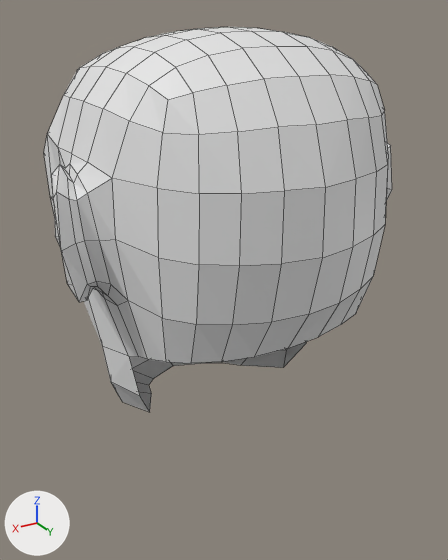
Before and after pictures for a commit that changed the Blender file Projects/BaseMeshPractice.blend.
Rendered twice from a 50 mm camera at (118.0, 213.0, 81.0) aimed at (-4.0, 10.0, -21.0). Every picture has the same lights, and +X, +Y and +Z are marked at lower left. Mesh edges are drawn as thin lines. The same objects are shown in both versions, whatever each file hides.

The older version as bpy lines, for what is in view:
```python
me_cube_002 = bpy.data.meshes.new('Cube.002')
me_cube_002.from_pydata(...)  # 247 vertices, 227 faces; spans x 0.0..69.0, y -63.0..75.0, z -83.0..76.0
ob_cube_002 = bpy.data.objects.new('Cube.002', me_cube_002)
ob_cube_002.location = (0.0, 0.0, 0.0)
_m = ob_cube_002.modifiers.new('Mirror', 'MIRROR')
_m.use_clip = True
```
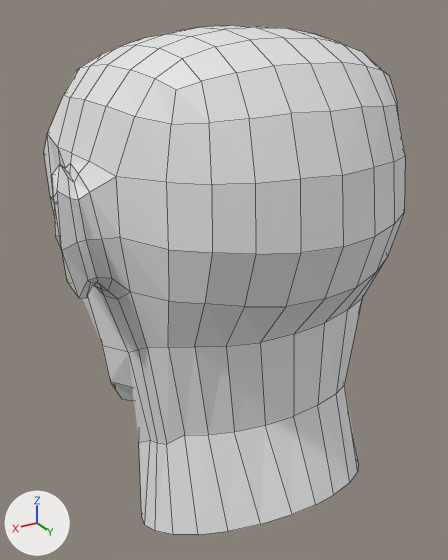
Commit message: for 'again' collection, make the neck

Location of each change, (x1, y1, x2, y2) in pixels of the pictures (448 x 560 px):
'Cube.002', reshaped (32% taller)
    before: (44, 27, 392, 412)
    after: (44, 25, 405, 535)
part 1 of me_cube_002, built on
    before: (52, 27, 392, 412)
    after: (52, 25, 405, 535)

The change, as a list of edits to the scene's bpy script:
```text
Change me_cube_002:
    used by ob_cube_002; location = (0.0, 0.0, 0.0)
    remove me_cube_002.from_pydata(...)  # 247 vertices, 227 faces; spans x 0.0..69.0, y -63.0..75.0, z -83.0..76.0
    add me_cube_002.from_pydata(...)  # 275 vertices, 253 faces; spans x 0.0..69.0, y -63.0..84.0, z -129.0..77.0
    me_cube_002 part 1
    13 vertices in x 0.0..69.0, y 19.0..35.0, z -5.0..76.0 move by (0.0, 1.0, 1.0)
    8 vertices in x 0.0..60.0, y -47.0..34.0, z -82.0..75.0 move by (0.0, 2.0, 1.0)
    7 vertices in x 38.0..63.0, y -16.0..24.0, z -70.0..2.0 move by (0.0, 0.0, 1.0)
    5 vertices in x 0.0..42.0, y 49.0..60.0, z -28.0..-25.0 move by (0.0, 3.0, 7.0)
    5 vertices in x 12.0..68.0, y 19.0..35.0, z 16.0..76.0 move by (0.0, 1.0, 0.0)
    4 vertices in x 41.0..53.0, y 32.0..44.0, z 35.0..64.0 move by (0.0, 4.0, 2.0)
    55 vertices move from x 0.0..65.0, y -33.0..75.0, z -83.0..73.0 to x 0.0..65.0, y -20.0..84.0, z -78.0..74.0
    28 vertices are added at x 0.0..47.0, y -17.0..81.0, z -129.0..-53.0
    26 new faces join them
```
